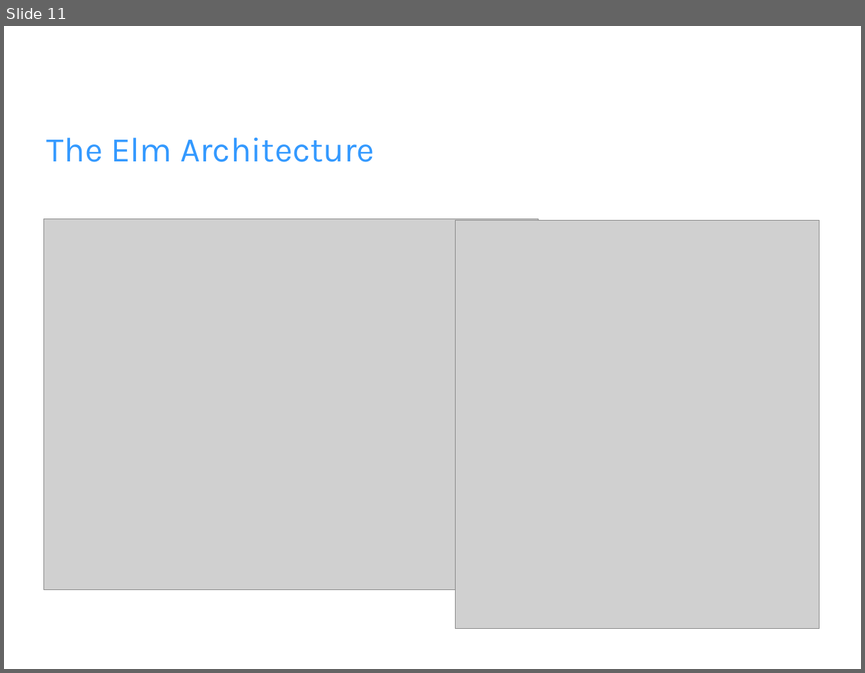
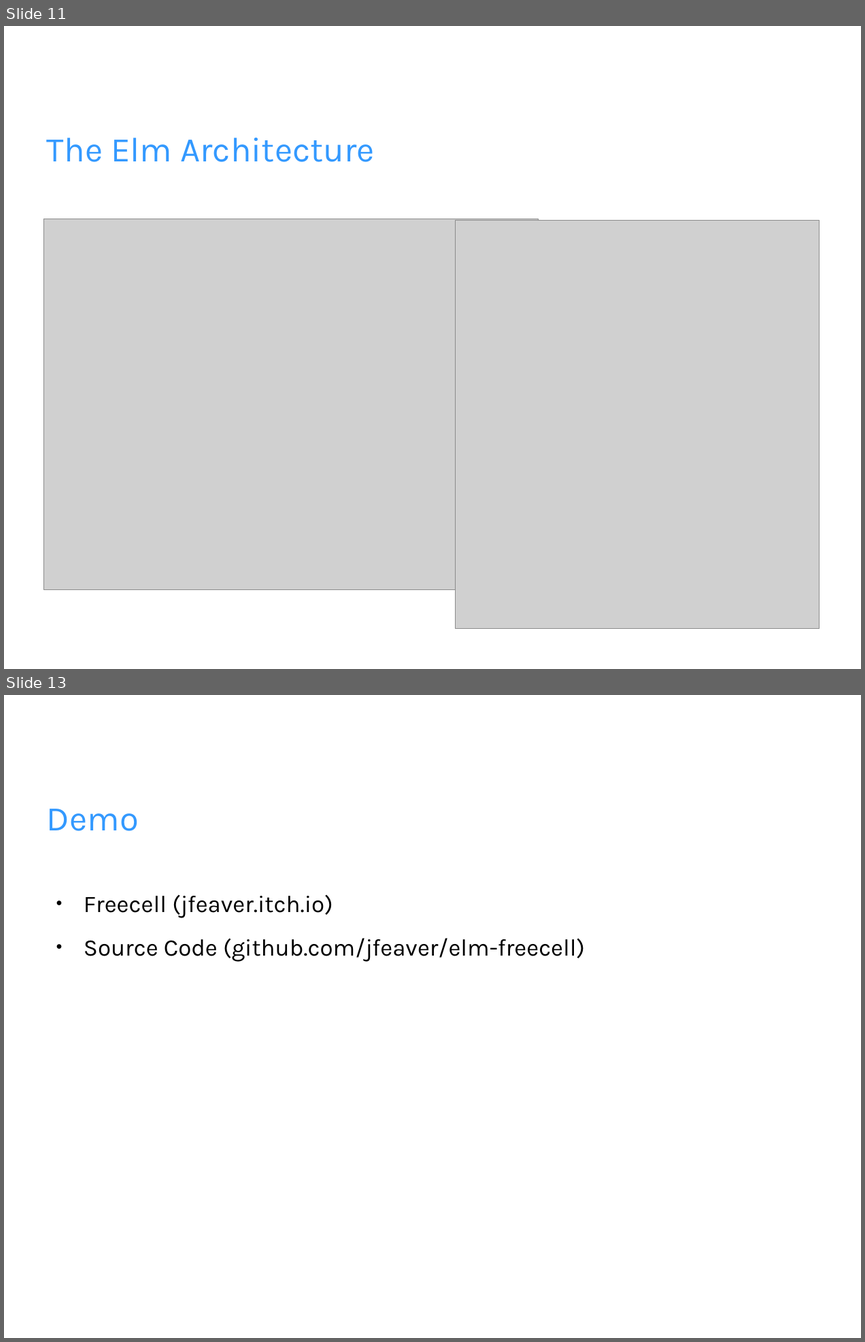
Before and after one commit to jfeaver/elm-quick-introduction, a slide deck: elm-intro.odp. Shown one above the other, each under a label of ours: slide 11 before the commit, slides 11 and 13 after it; the slides between them are not shown. The pictures are 865x673 and 865x1342 pixels, drawn with LibreOffice and Linux fonts; fonts in the diff are those of the drawing; grey boxes stand for pictures; background and template pictures are left out. Boxes give left, top, right and bottom in pixels: in the first picture for what was removed or moved away, otherwise in the second. Text is boxed around its words. In the diff, an @@ line names an element or a change of style, - is before the commit and + after.

```diff
--- a/elm-intro.odp
+++ b/elm-intro.odp
@@ slide 13 added at [4,695,861,1338], background picture (left out) @@
@@ title added at [47,809,139,831], 32 pt, text #3399FF @@
+Demo
@@ text added at [84,895,585,962], 22 pt, text #000000 @@
+● Freecell (jfeaver.itch.io)
+● Source Code (github.com/jfeaver/elm-freecell)
```
Also in this commit, not shown: 4 slides changed, 2 other slides added.
